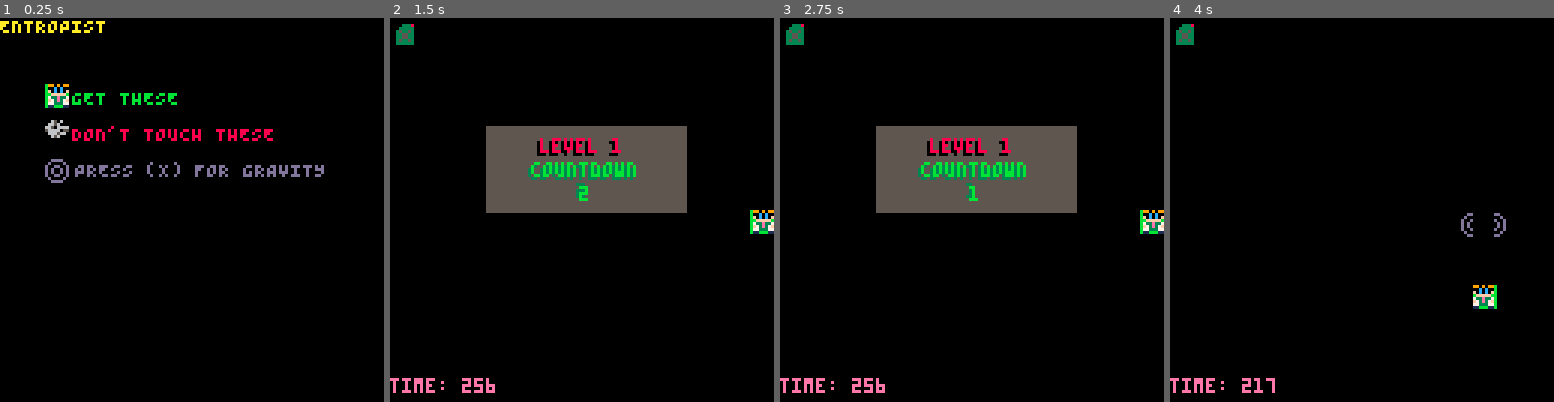
Above: before the commit, frames 1-4 (left to right).
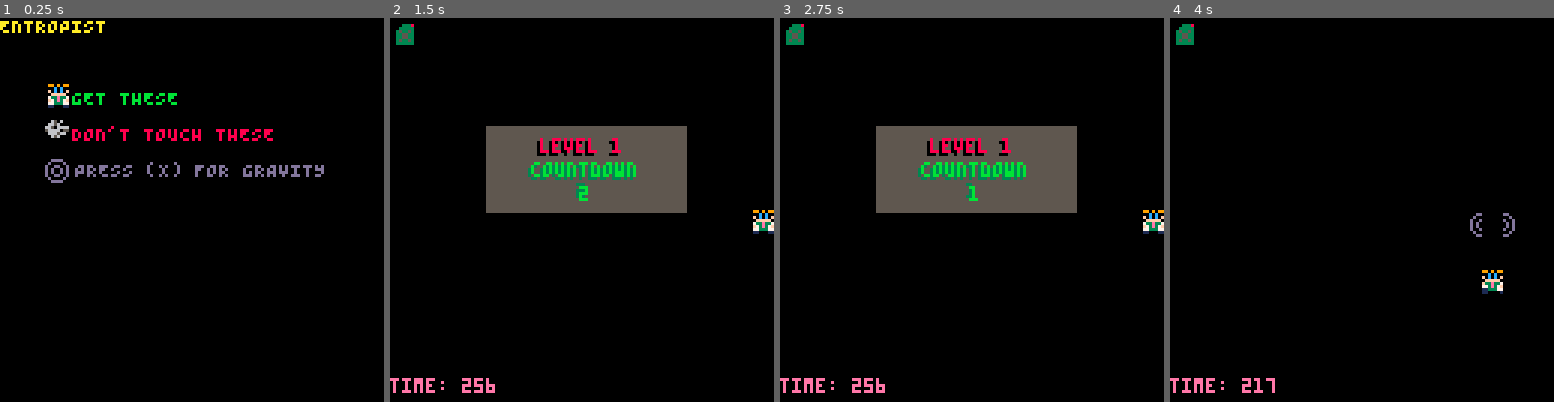
Above: after the commit, the same moments.

Repository: kitasuna/pico8-ttuor
Game: PICO-8 cartridge main.p8
Two runs of this game, one before a commit and one after it. Both use one fixed random seed, a clock stepped at 60 frames per second and the inputs below.
Inputs:
- Up to frame 1 (0.25 s): no input
- Up to frame 2 (1.5 s): tap X (X key) at 0.33, 1.07 s; tap O (Z key) at 0.7 s
- Up to frame 3 (2.75 s): hold Right 1.6-2.1 s; tap O (Z key) at 1.7, 2.1, 2.5 s; tap X (X key) at 1.85 s; hold Up 2.15-2.42 s; hold Right from 2.47 s (still down)
- Up to frame 4 (4 s): tap O (Z key) at 2.9, 3.3, 3.7 s; tap X (X key) at 2.97 s; release Right at 3.03 s; hold Left 3.08-3.58 s; hold Down 3.63-3.97 s

The runs differ from the first frame. In frame 1, less than 0.1% of the frame differs, in the area x 11-18%, y 17-24%; in frame 2, less than 0.1%; in frame 3, less than 0.1%; in frame 4, 0.8%, in the area x 75-90%, y 50-76%.

Commit message:
Tidy walk cycle

Diff:
--- a/main.p8
+++ b/main.p8
@@ -304,14 +304,14 @@
 end
 
 __gfx__
-000000000022200000000000b9909099b9909099b9909099bb999990bb999990bb999990b999a999b999a999b999a99900000000000000000000000000000000
-000000000288820002000555b00c0c00b00c0c00b00c0c00bb00000cbb00000cbb00000cb099a990b0999a90b09a999000000000000000000000000000000000
-007007000022200028205220bf0c0c0fbf0c0c0fbf0c0c0fbb9fff0cbb9fff0cbb9fff0cbf99999fbf99999fbf99999f00000000000000000000000000000000
-000770000002000028222220bbfffffbbbfffffbbbfffffbbbb777ffbbb777ffbbb777ffbbfffffbbbfffffbbbfffffb00000000000000000000000000000000
-000770000022500028202220b733e337b733e33fbf33e337bb776733bb776733bb776733b7777777b6777777b777777600000000000000000000000000000000
-007007000222250002000222bf73e37fbf73e377b773e37fbb77f773bb7f7773bb777f73b6777776b7777777b777777700000000000000000000000000000000
-000000000222250000000000b7733377b7733377b7733377bb177777bb777717bb177777b7777777b7777776b677777700000000000000000000000000000000
-000000000200050000000000b11bbb11b1bbbb11b11bbbb1bb11bb11b1bbbb11b1bbbb11b11bbb11b11bbbb1b1bbbb1100000000000000000000000000000000
+0000000000222000000000000990909909909099099090990099999000999990009999900999a9990999a9990999a99900000000000000000000000000000000
+000000000288820002000555000c0c00000c0c00000c0c000000000c0000000c0000000c0099a99000999a90009a999000000000000000000000000000000000
+0070070000222000282052200f0c0c0f0f0c0c0f0f0c0c0f009fff0c009fff0c009fff0c0f99999f0f99999f0f99999f00000000000000000000000000000000
+00077000000200002822222000fffff000fffff000fffff0000777ff000777ff000777ff00fffff000fffff000fffff000000000000000000000000000000000
+0007700000225000282022200733e3370733e33f0f33e33700776733007767330077673307777777067777770777777600000000000000000000000000000000
+0070070002222500020002220f73e37f0f73e3770773e37f0077f773007f777300777f7306777776077777770777777700000000000000000000000000000000
+00000000022225000000000007733377077333110113337700177777007777170017777707777777077777760677777700000000000000000000000000000000
+00000000020005000000000001100011010000110110000100110011010000110100001101100011011000010100001100000000000000000000000000000000
 00dd000000dddd000000000000000000000000000000000000000000000000000000000000000000000000000000000000000000000000000000000000000000
 0d0000000d0000d00003338000000000000000000000000000000000000000000000000000000000000000000000000000000000000000000000000000000000
 d00d0000d00dd00d0033333000000000000000000000000000000000000000000000000000000000000000000000000000000000000000000000000000000000
--- a/player.lua
+++ b/player.lua
@@ -9,11 +9,11 @@
   flip_y
   )
 
-  local velocity_max = 1.2
+  local velocity_max = 1.0
   -- local velocity_step_up = 0.08
   -- local velocity_step_down = 0.08
-  local velocity_step_up = 0.3
-  local velocity_step_down = 0.3
+  local velocity_step_up = 0.2
+  local velocity_step_down = 0.2
 
   player.vel_x = 0
   player.vel_y = 0
@@ -74,7 +74,7 @@
 
       if payload.input_mask > 0 then
         player.frame_step += 1
-        if player.frame_step > 10 then
+        if player.frame_step > 6 then
           player.frame_offset += 1
           player.frame_step = 0
           if player.frame_offset > 2 then
